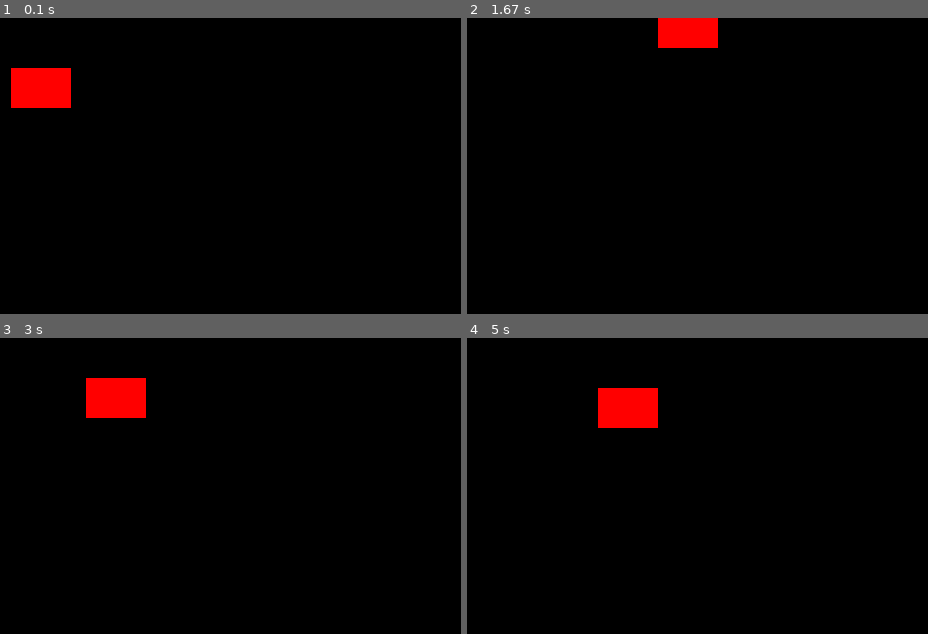
Above: before the commit, frames 1-4 (two rows, left to right).
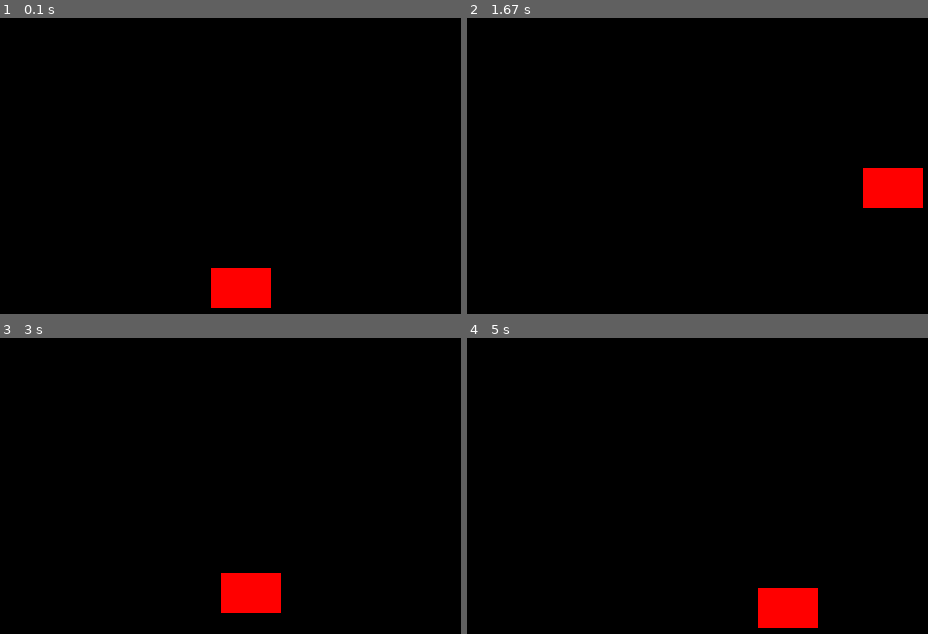
Above: after the commit, the same moments.

Repository: TerriblyClever/pygame_design
Game: pygame game, started from practice.py
The game is run twice, just before and just after one commit, with the same random seed, the same clock (stepped at 60 frames per second) and the same inputs.
Inputs:
- Up to frame 1 (0.1 s): no input
- Up to frame 2 (1.67 s): hold Space 0.33-0.8 s; hold Right 0.33-0.8 s; hold Right 0.83-1.3 s; hold Up 1.33-1.63 s
- Up to frame 3 (3 s): hold Left 2.17-2.7 s; hold Down from 2.73 s (still down)
- Up to frame 4 (5 s): release Down at 3.03 s; hold Left 3.07-3.47 s; hold Up 3.5-3.87 s; hold Right 3.9-4.53 s; hold Down 4.57-4.93 s; hold Left from 4.97 s (still down)

The runs differ from the first frame. In frame 1, 3.5% of the frame differs, in the area x 2-59%, y 16-98%; in frame 2, 3.1%; in frame 3, 3.5%; in frame 4, 3.5%.

Commit message:
created some basic movement of the red box sprite; able to control with the keys and animate a basic jump movement

Diff:
--- a/practice.py
+++ b/practice.py
@@ -2,15 +2,20 @@
 
 pygame.init()
 
-game_window = pygame.display.set_mode((500, 500))
+game_window_x = 500
+game_window_y = 500
+game_window = pygame.display.set_mode((game_window_x, game_window_y))
 pygame.display.set_caption("Change This Title Later")
 
-x = 50
-y = 50
+x_center = game_window_x/2
+y_center = game_window_x/2
 height = 40
 width = 60
 velocity = 5
-game_delay = 25
+game_delay = 15
+
+is_jump = False
+jump_count = 10
 
 run = True
 
@@ -23,20 +28,34 @@
 
     keys = pygame.key.get_pressed()
 
-    if keys[pygame.K_LEFT]:
-        x -= velocity
+    if keys[pygame.K_LEFT] and x_center > velocity:
+        x_center -= velocity
 
-    if keys[pygame.K_RIGHT]:
-        x += velocity
+    if keys[pygame.K_RIGHT] and x_center < (game_window_x - width - velocity):
+        x_center  += velocity
 
-    if keys[pygame.K_UP]:
-        y -= velocity
+    if not is_jump:
+        if keys[pygame.K_UP] and y_center > velocity:
+            y_center -= velocity
 
-    if keys[pygame.K_DOWN]:
-        y += velocity
+        if keys[pygame.K_DOWN] and y_center < (game_window_y - height - velocity):
+            y_center  += velocity
+
+        if keys[pygame.K_SPACE]:
+            is_jump = True
+    else:
+        if jump_count >= -10:
+            neg = 1
+            if jump_count < 0:
+                neg = -1
+            y_center -= (jump_count ** 2) * 0.5 * neg #multiplier to slow down the jump
+            jump_count -= 1
+        else:
+            is_jump = False
+            jump_count = 10
 
     game_window.fill((0,0,0))
-    pygame.draw.rect(game_window, (255, 0, 0), (x, y, width, height))
+    pygame.draw.rect(game_window, (255, 0, 0), (x_center, y_center, width, height))
     pygame.display.update()
 
 pygame.quit()
